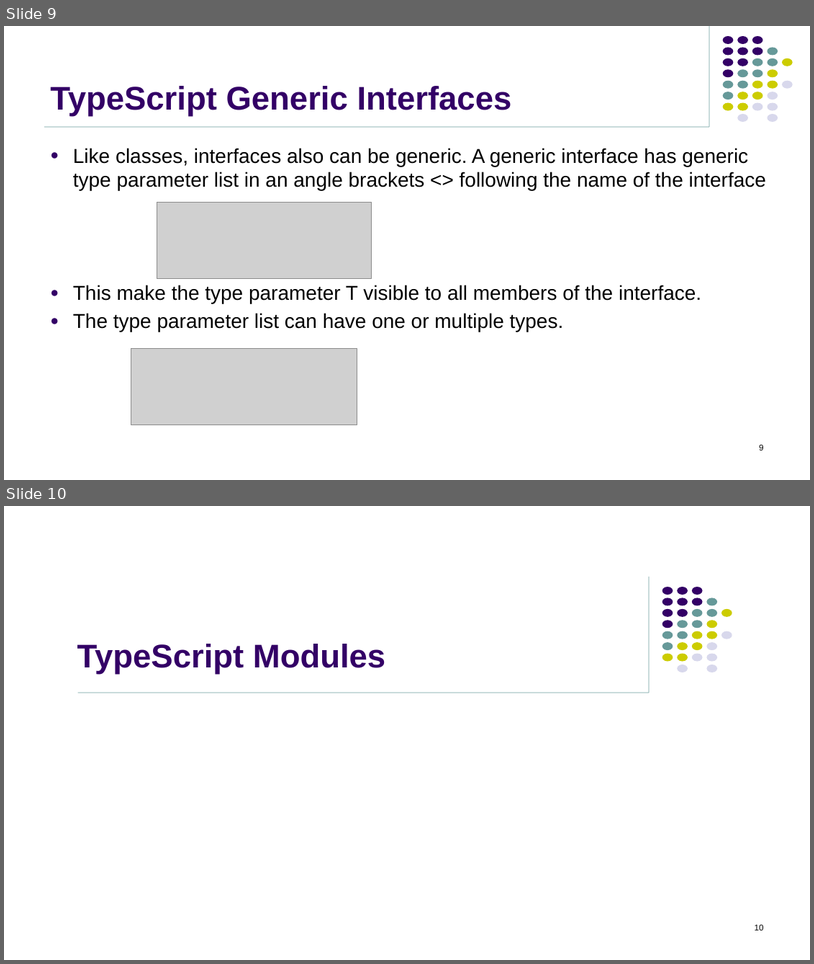
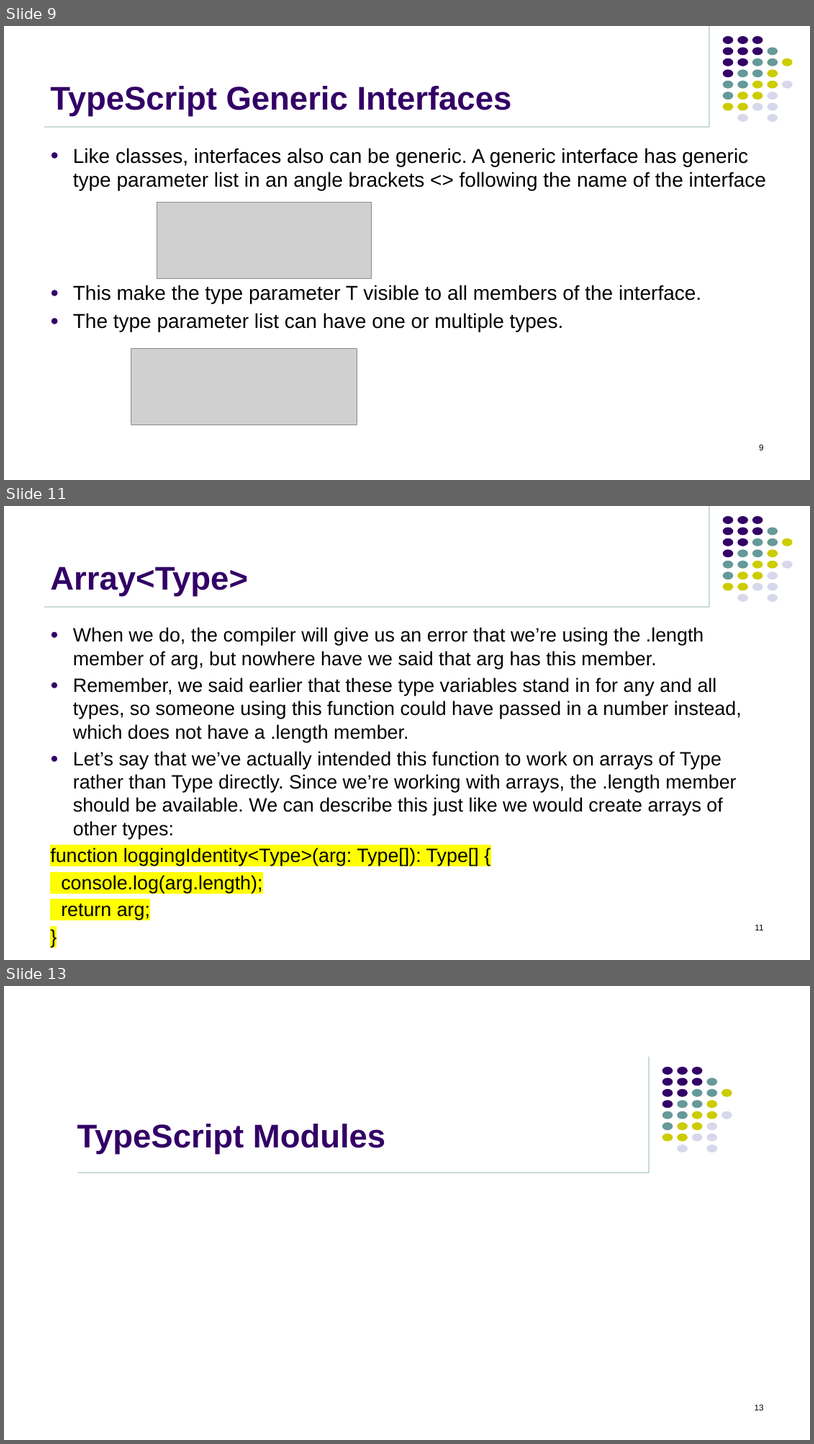
Before and after one commit to jasdhiratrevature/TrainingSlides, a slide deck: TypeScript/08_TypeScript_GENERICS.pptx. Shown one above the other, each under a label of ours: slides 9 and 10 before the commit, slides 9, 11 and 13 after it; the slides between them are not shown. The pictures are 814x964 and 814x1444 pixels, drawn with LibreOffice and Linux fonts; fonts in the diff are those of the drawing; grey boxes stand for pictures; background and template pictures are left out. Boxes give left, top, right and bottom in pixels: in the first picture for what was removed or moved away, otherwise in the second. Text is boxed around its words. In the diff, an @@ line names an element or a change of style, - is before the commit and + after.

```diff
--- a/TypeScript/08_TypeScript_GENERICS.pptx
+++ b/TypeScript/08_TypeScript_GENERICS.pptx
@@ slide 11 added at (4,506,810,960), background #FFFFFF; not listed: 33 template elements that a slide beside it also shows @@
@@ title added at (50,566,248,597), 39 pt, text #330066, bold @@
+Array<Type>
@@ text added at (50,627,742,919), 23 pt, text #000000 @@
+● When we do, the compiler will give us an error that we’re using the .length member of arg, but nowhere have we said that arg has this member.
+● Remember, we said earlier that these type variables stand in for any and all types, so someone using this function could have passed in a number instead, which does not have a .length member.
+● Let’s say that we’ve actually intended this function to work on arrays of Type rather than Type directly. Since we’re working with arrays, the .length member should be available. We can describe this just like we would create arrays of other types:
+function loggingIdentity<Type>(arg: Type[]): Type[] {
+console.log(arg.length);
+return arg;
+}
@@ page number added at (755,924,764,930), 10 pt, text #000000 @@
+11
@@ what was slide 10 is now slide 13 @@
@@ page number at (755,1404,764,1410): text changed @@
-10
+13
```
Also in this commit, not shown: 2 other slides added, 2 other files.
